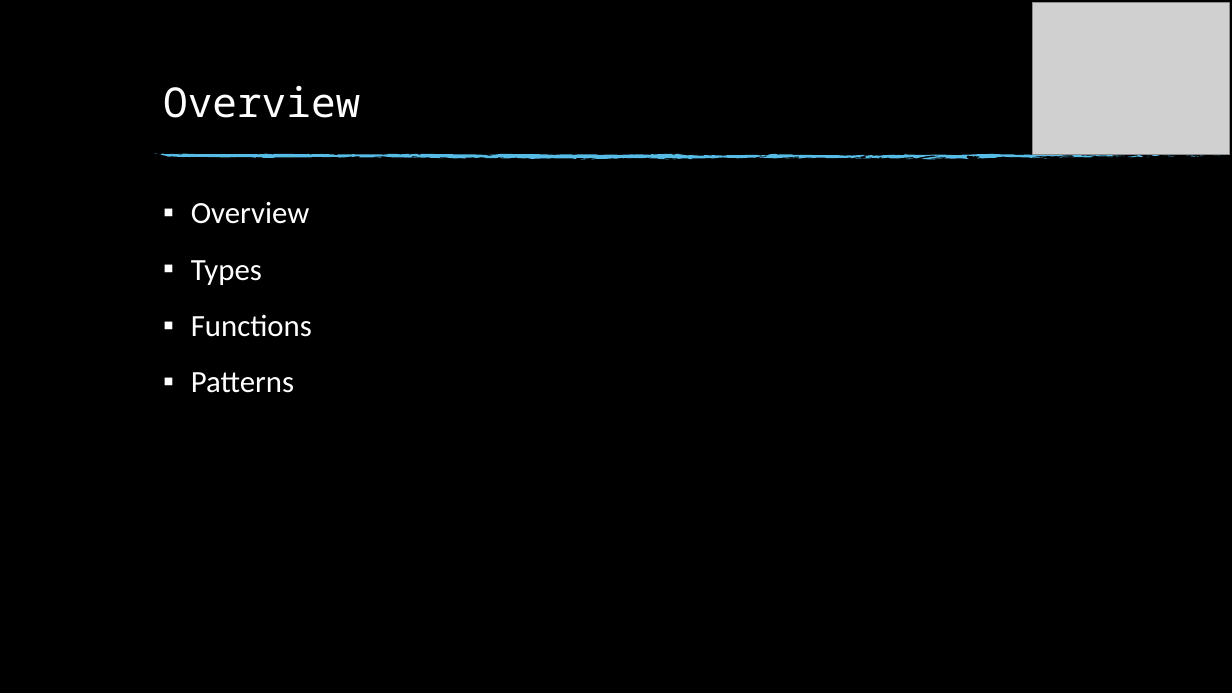
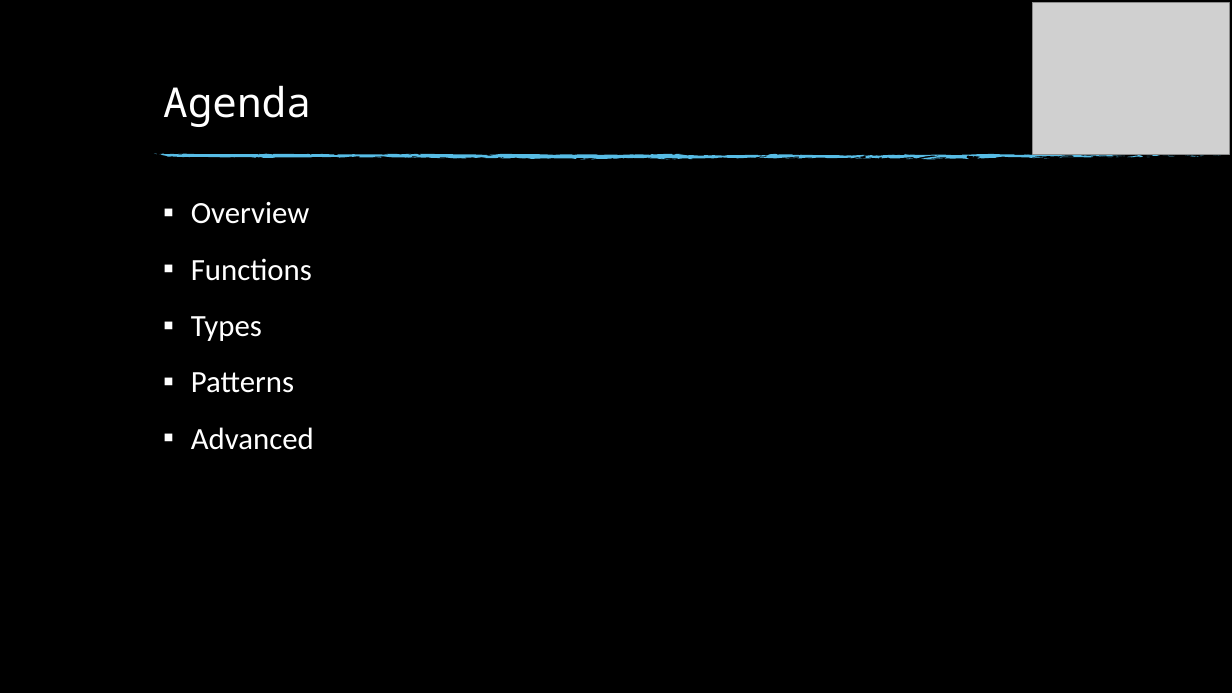
Before and after one commit to anuragjaiswal/haskell-ppt, a slide deck: slide 2 of Haskell.pptx. Drawn at 1232x693 pixels with LibreOffice and Linux fonts; fonts in the diff are those of the drawing; grey boxes stand for pictures; background and template pictures are left out. Boxes give left, top, right and bottom in pixels: in the first picture for what was removed or moved away, otherwise in the second. Text is boxed around its words. In the diff, an @@ line names an element or a change of style, - is before the commit and + after.

```diff
--- a/Haskell.pptx
+++ b/Haskell.pptx
@@ title at (x1=163, y1=85, x2=311, y2=127): text changed @@
-Overview
+Agenda
@@ text at (x1=191, y1=258, x2=312, y2=281): paragraph added @@
+▪ Functions
@@ text at (x1=191, y1=314, x2=312, y2=337): paragraph removed @@
-▪ Functions
@@ text at (x1=191, y1=427, x2=314, y2=450): paragraph added @@
+▪ Advanced
```
Also in this commit, not shown: 18 other slides changed, 5 slides added, 3 slides removed, 1 other file.
